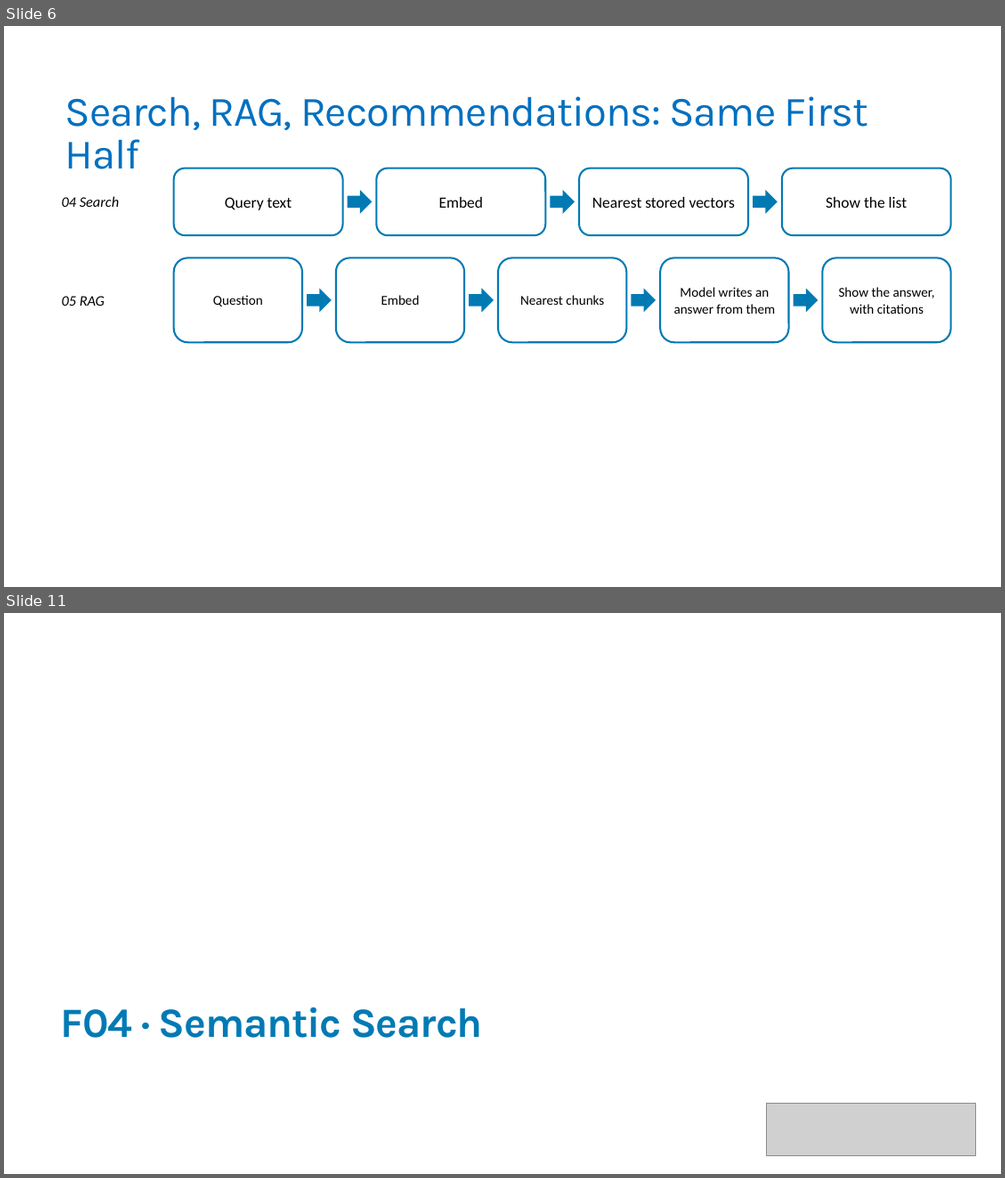
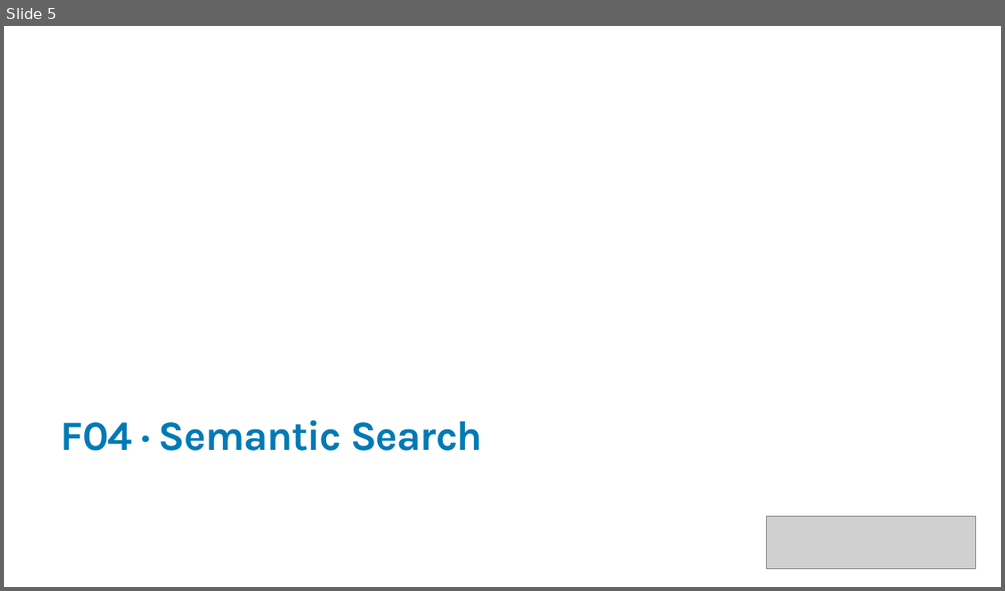
Before and after one commit to trailheadtechnology/10-ai-features-workshop, a slide deck: docs/slides/pptx/M2-finding.pptx. Shown one above the other, each under a label of ours: slides 6 and 11 before the commit, slide 5 after it; the slides between them are not shown. The pictures are 1005x1178 and 1005x591 pixels, drawn with LibreOffice and Linux fonts; fonts in the diff are those of the drawing; grey boxes stand for pictures. Boxes give left, top, right and bottom in pixels: in the first picture for what was removed or moved away, otherwise in the second. Text is boxed around its words. In the diff, an @@ line names an element or a change of style, - is before the commit and + after.

```diff
--- a/docs/slides/pptx/M2-finding.pptx
+++ b/docs/slides/pptx/M2-finding.pptx
@@ slide 6 removed at (x1=4, y1=26, x2=1001, y2=587), background #FFFFFF @@
@@ title removed at (x1=65, y1=96, x2=868, y2=169) @@
-Search, RAG, Recommendations: Same First Half
@@ rounded rectangle removed at (x1=174, y1=168, x2=343, y2=235) @@
-Query text
@@ rounded rectangle removed at (x1=376, y1=168, x2=545, y2=235) @@
-Embed
@@ rounded rectangle removed at (x1=579, y1=168, x2=748, y2=235) @@
-Nearest stored vectors
@@ rounded rectangle removed at (x1=782, y1=168, x2=951, y2=235) @@
-Show the list
@@ text removed at (x1=62, y1=196, x2=119, y2=207) @@
-04 Search
@@ right arrow removed at (x1=348, y1=190, x2=372, y2=214) @@
@@ right arrow removed at (x1=550, y1=190, x2=574, y2=214) @@
@@ right arrow removed at (x1=752, y1=190, x2=777, y2=214) @@
@@ rounded rectangle removed at (x1=174, y1=257, x2=302, y2=342) @@
-Question
@@ rounded rectangle removed at (x1=336, y1=257, x2=465, y2=342) @@
-Embed
@@ rounded rectangle removed at (x1=498, y1=257, x2=627, y2=342) @@
-Nearest chunks
@@ rounded rectangle removed at (x1=661, y1=257, x2=789, y2=342) @@
-Model writes an answer from them
@@ rounded rectangle removed at (x1=822, y1=257, x2=951, y2=342) @@
-Show the answer, with citations
@@ right arrow removed at (x1=307, y1=288, x2=332, y2=312) @@
@@ right arrow removed at (x1=469, y1=288, x2=494, y2=312) @@
@@ right arrow removed at (x1=631, y1=288, x2=656, y2=312) @@
@@ right arrow removed at (x1=793, y1=288, x2=817, y2=312) @@
@@ text removed at (x1=62, y1=296, x2=105, y2=305) @@
-05 RAG
@@ what was slide 11 is now slide 5 @@
```
Also in this commit, not shown: 11 slides changed, 5 other slides removed, 57 other files.
